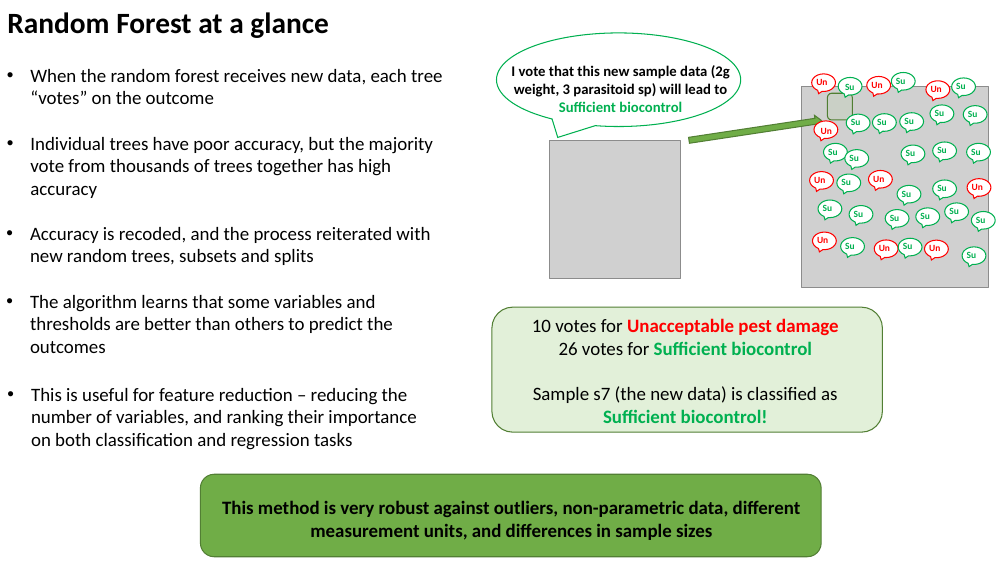
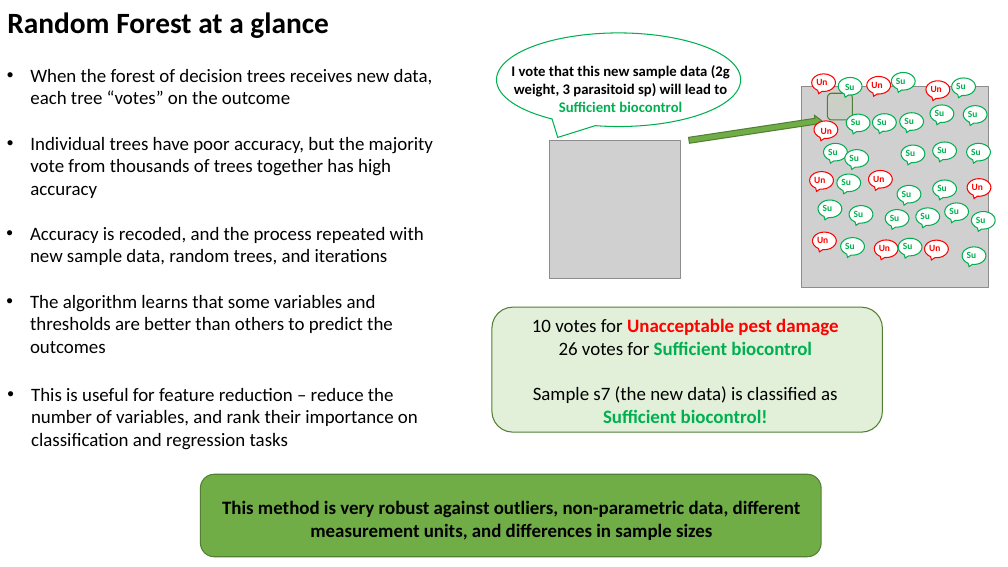
Before and after one commit to PedroBeschoren/RandomForestExample, a slide deck: slide 4 of Docs/RandomForestExample.pptx. Drawn at 1008x567 pixels with LibreOffice and Linux fonts; fonts in the diff are those of the drawing; grey boxes stand for pictures. Boxes give left, top, right and bottom in pixels: in the first picture for what was removed or moved away, otherwise in the second. Text is boxed around its words. In the diff, an @@ line names an element or a change of style, - is before the commit and + after.

```diff
--- a/Docs/RandomForestExample.pptx
+++ b/Docs/RandomForestExample.pptx
@@ text at (30, 69, 433, 104): text changed @@
-• When the random forest receives new data, each tree “votes” on the outcome
+• When the forest of decision trees receives new data, each tree “votes” on the outcome
@@ text at (30, 227, 424, 265): text changed @@
-• Accuracy is recoded, and the process reiterated with new random trees, subsets and splits
+• Accuracy is recoded, and the process repeated with new sample data, random trees, and iterations
@@ text at (31, 388, 418, 450): text changed @@
-• This is useful for feature reduction – reducing the number of variables, and ranking their importance on both classification and regression tasks
+• This is useful for feature reduction – reduce the number of variables, and rank their importance on classification and regression tasks
```
Also in this commit, not shown: 11 other slides changed.
